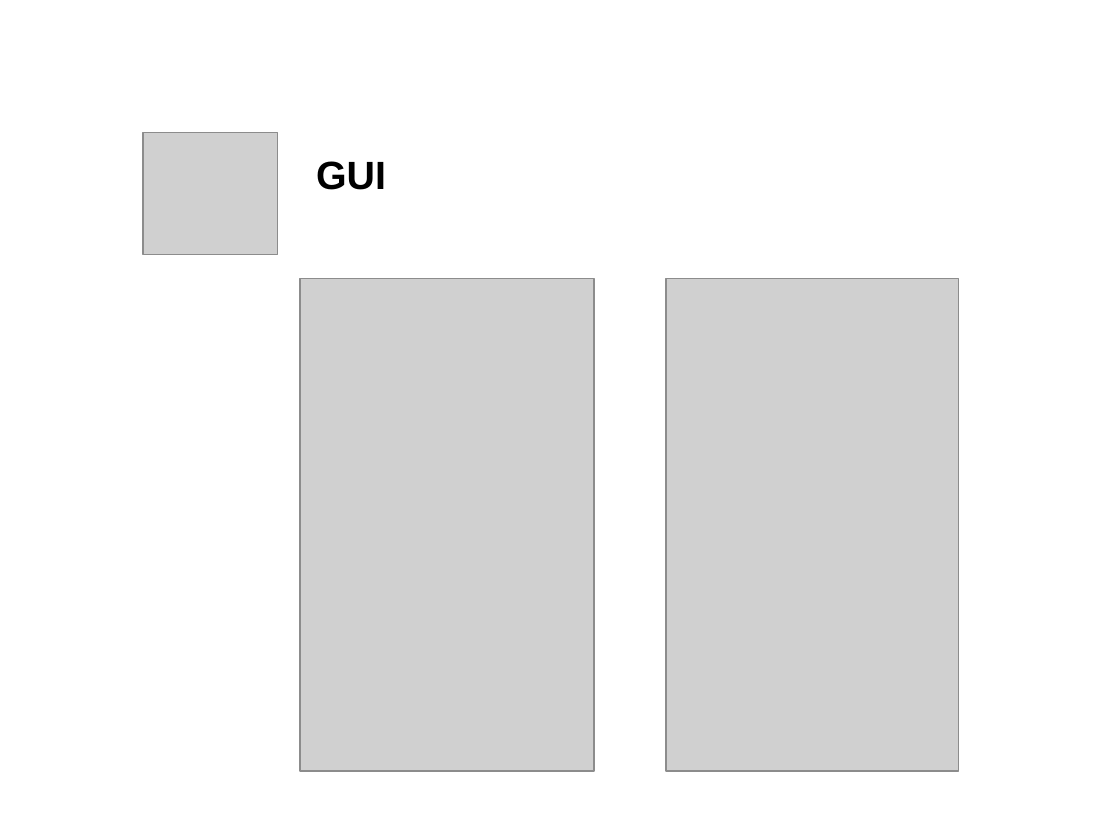
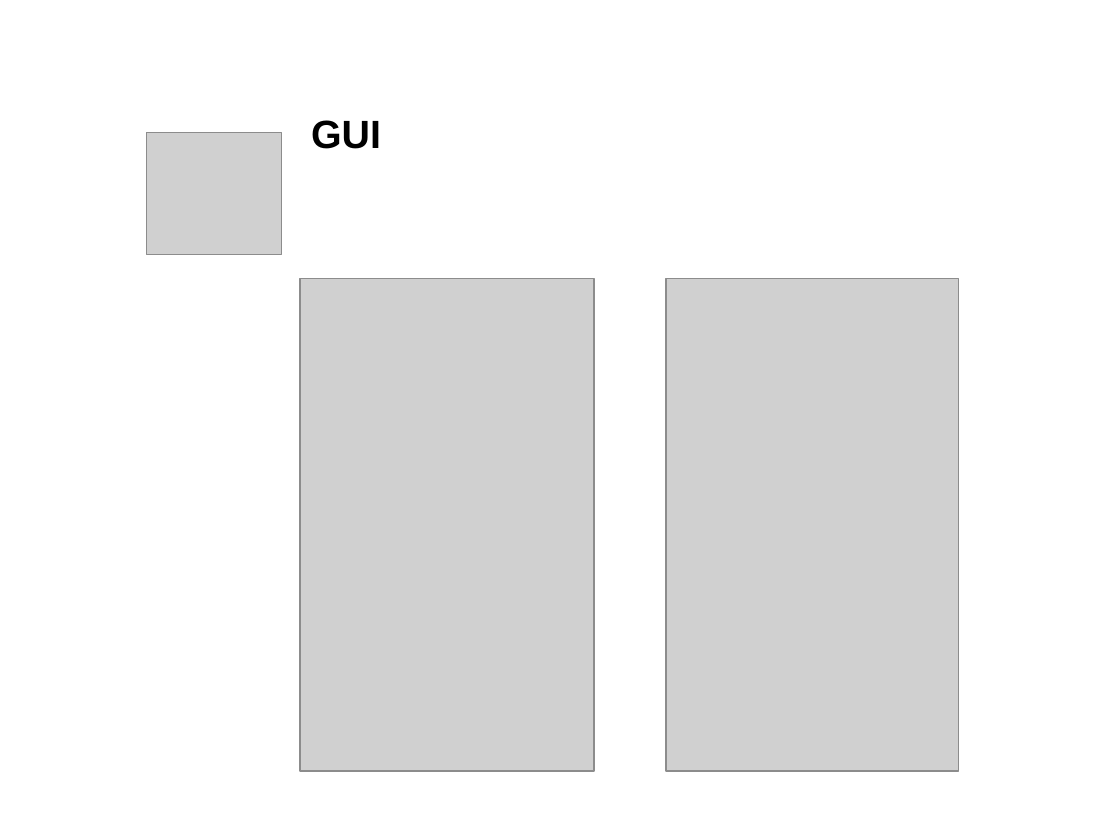
Before and after one commit to deerel/DVA313VolvoCoPilot, a slide deck: slide 15 of Presentations/Project Presentation #2 - mandatory 20171206.pptx. Drawn at 1120x840 pixels with LibreOffice and Linux fonts; fonts in the diff are those of the drawing; grey boxes stand for pictures; background and template pictures are left out. Boxes give left, top, right and bottom in pixels: in the first picture for what was removed or moved away, otherwise in the second. Text is boxed around its words. In the diff, an @@ line names an element or a change of style, - is before the commit and + after.

```diff
--- a/Presentations/Project Presentation #2 - mandatory 20171206.pptx
+++ b/Presentations/Project Presentation #2 - mandatory 20171206.pptx
@@ title "GUI": place and size @@
-title "GUI" at (316,161,386,190)
+title "GUI" at (311,120,381,149)
@@ picture: place and size @@
-picture at (143,132,278,254)
+picture at (147,132,281,254)
```
Also in this commit, not shown: 6 other slides changed.
